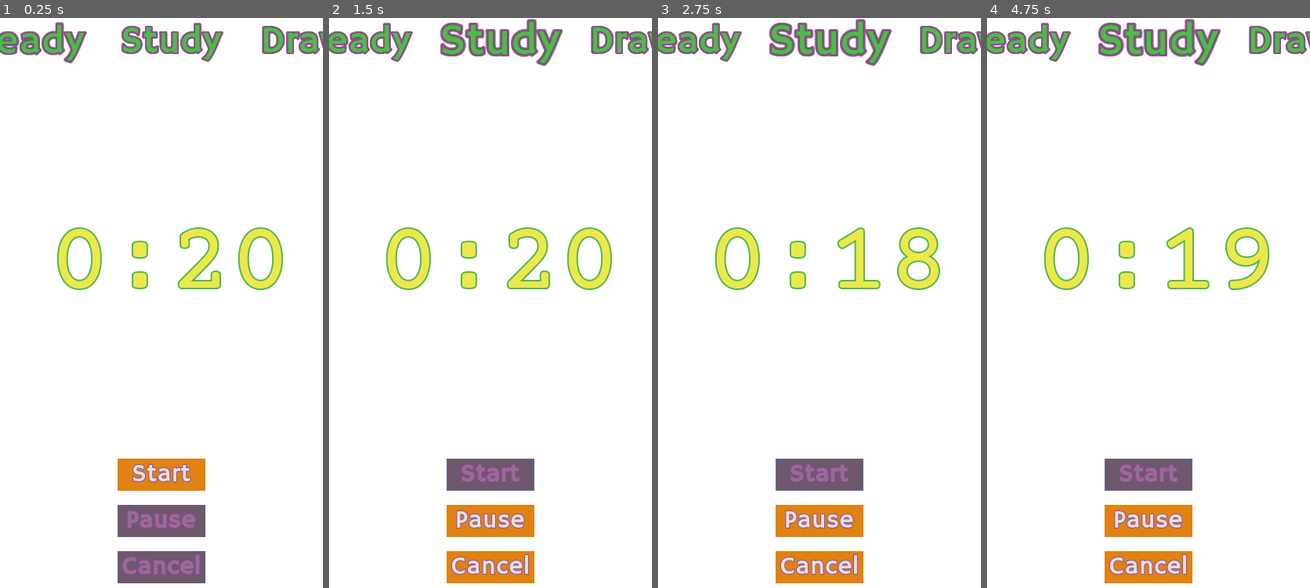
Above: before the commit, frames 1-4 (left to right).
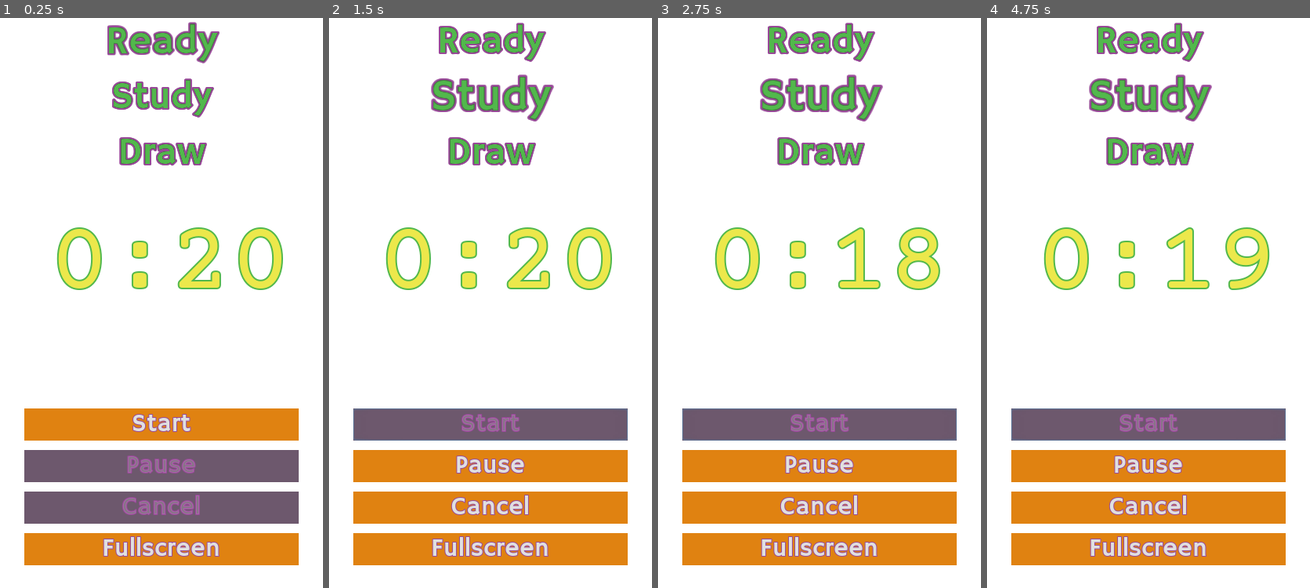
Above: after the commit, the same moments.

Repository: doctor-g/MonsDRAWsityTimer
Game: Godot game, scene res://src/MainScene.tscn
The game is run twice, just before and just after one commit, with the same random seed, the same clock (stepped at 60 frames per second) and the same inputs.
Inputs:
- Up to frame 1 (0.25 s): no input
- Up to frame 2 (1.5 s): click "Start" at 0.5 s
- Up to frame 3 (2.75 s): tap Enter at 2 s
- Up to frame 4 (4.75 s): click "Cancel" at 2.75 s; click "Start" at 3.5 s

The runs differ from the first frame. In frame 1, 26% of the frame differs, in the area x 0-100%, y 0-100%; in frame 2, 26%; in frame 3, 26%; in frame 4, 26%.

Commit message:
Add fullscreen button

Diff:
--- a/project/src/MainScene.gd
+++ b/project/src/MainScene.gd
@@ -97,3 +97,7 @@
 func _stop_blink_animation():
 	_animation_player.seek(0, true)
 	_animation_player.stop()
+
+
+func _on_FullscreenButton_pressed():
+	OS.window_fullscreen = not OS.window_fullscreen
--- a/project/src/MainScene.tscn
+++ b/project/src/MainScene.tscn
@@ -64,11 +64,11 @@
 [node name="AlarmSound" type="AudioStreamPlayer" parent="."]
 stream = ExtResource( 1 )
 
-[node name="StatusRow" type="HBoxContainer" parent="."]
+[node name="StatusRow" type="VBoxContainer" parent="."]
 anchor_right = 1.0
 margin_bottom = 61.0
 grow_horizontal = 2
-custom_constants/separation = 50
+custom_constants/separation = 10
 __meta__ = {
 "_edit_lock_": true
 }
@@ -77,7 +77,7 @@
 anchor_left = 0.0
 anchor_right = 0.0
 margin_left = 0.0
-margin_right = 136.0
+margin_right = 412.0
 rect_scale = Vector2( 1, 1 )
 size_flags_horizontal = 3
 text = "Ready"
@@ -85,8 +85,10 @@
 [node name="StudyLabel" parent="StatusRow" instance=ExtResource( 5 )]
 anchor_left = 0.0
 anchor_right = 0.0
-margin_left = 186.0
-margin_right = 314.0
+margin_left = 0.0
+margin_top = 71.0
+margin_right = 412.0
+margin_bottom = 132.0
 rect_scale = Vector2( 1, 1 )
 size_flags_horizontal = 3
 text = "Study"
@@ -94,8 +96,10 @@
 [node name="DrawLabel" parent="StatusRow" instance=ExtResource( 5 )]
 anchor_left = 0.0
 anchor_right = 0.0
-margin_left = 364.0
-margin_right = 476.0
+margin_left = 0.0
+margin_top = 142.0
+margin_right = 412.0
+margin_bottom = 203.0
 rect_scale = Vector2( 1, 1 )
 size_flags_horizontal = 3
 text = "Draw"
@@ -121,7 +125,6 @@
 text = "0:00"
 align = 1
 __meta__ = {
-"_edit_lock_": true,
 "_edit_use_anchors_": false
 }
 
@@ -130,20 +133,19 @@
 anchor_top = 1.0
 anchor_right = 0.5
 anchor_bottom = 1.0
-margin_left = -56.0
-margin_top = -173.0
-margin_right = 56.0
-margin_bottom = -8.0
+margin_left = -175.0
+margin_top = -233.636
+margin_right = 175.0
+margin_bottom = -33.6359
+rect_min_size = Vector2( 350, 0 )
 custom_constants/separation = 12
 __meta__ = {
-"_edit_lock_": true,
 "_edit_use_anchors_": false
 }
 
 [node name="StartButton" type="Button" parent="VBoxContainer"]
-margin_top = 3.0
-margin_right = 112.0
-margin_bottom = 44.0
+margin_right = 350.0
+margin_bottom = 41.0
 size_flags_horizontal = 3
 size_flags_vertical = 6
 custom_styles/hover = SubResource( 3 )
@@ -154,9 +156,9 @@
 text = "Start"
 
 [node name="PauseButton" type="Button" parent="VBoxContainer"]
-margin_top = 62.0
-margin_right = 112.0
-margin_bottom = 103.0
+margin_top = 53.0
+margin_right = 350.0
+margin_bottom = 94.0
 size_flags_horizontal = 3
 size_flags_vertical = 6
 custom_styles/hover = SubResource( 3 )
@@ -169,9 +171,9 @@
 text = "Pause"
 
 [node name="CancelButton" type="Button" parent="VBoxContainer"]
-margin_top = 121.0
-margin_right = 112.0
-margin_bottom = 162.0
+margin_top = 106.0
+margin_right = 350.0
+margin_bottom = 147.0
 size_flags_horizontal = 3
 size_flags_vertical = 6
 custom_styles/hover = SubResource( 3 )
@@ -181,7 +183,22 @@
 custom_fonts/font = ExtResource( 4 )
 disabled = true
 text = "Cancel"
+
+[node name="FullscreenButton" type="Button" parent="VBoxContainer"]
+margin_top = 159.0
+margin_right = 350.0
+margin_bottom = 200.0
+size_flags_horizontal = 3
+size_flags_vertical = 6
+custom_styles/hover = SubResource( 3 )
+custom_styles/pressed = SubResource( 4 )
+custom_styles/disabled = SubResource( 5 )
+custom_styles/normal = SubResource( 6 )
+custom_fonts/font = ExtResource( 4 )
+toggle_mode = true
+text = "Fullscreen"
 [connection signal="timeout" from="Timer" to="." method="_on_Timer_timeout"]
 [connection signal="pressed" from="VBoxContainer/StartButton" to="." method="_on_StartButton_pressed"]
 [connection signal="pressed" from="VBoxContainer/PauseButton" to="." method="_on_PauseButton_pressed"]
 [connection signal="pressed" from="VBoxContainer/CancelButton" to="." method="_on_CancelButton_pressed"]
+[connection signal="pressed" from="VBoxContainer/FullscreenButton" to="." method="_on_FullscreenButton_pressed"]
